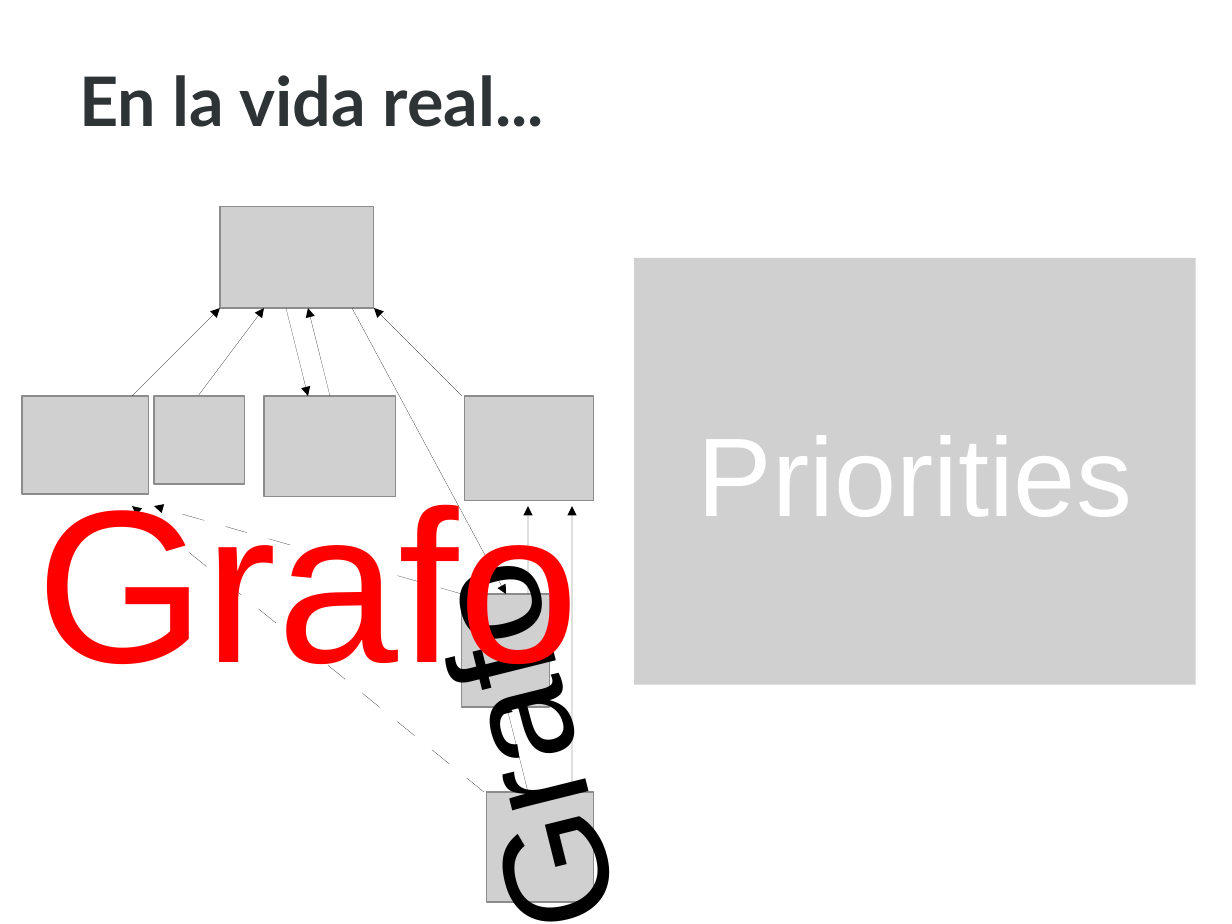
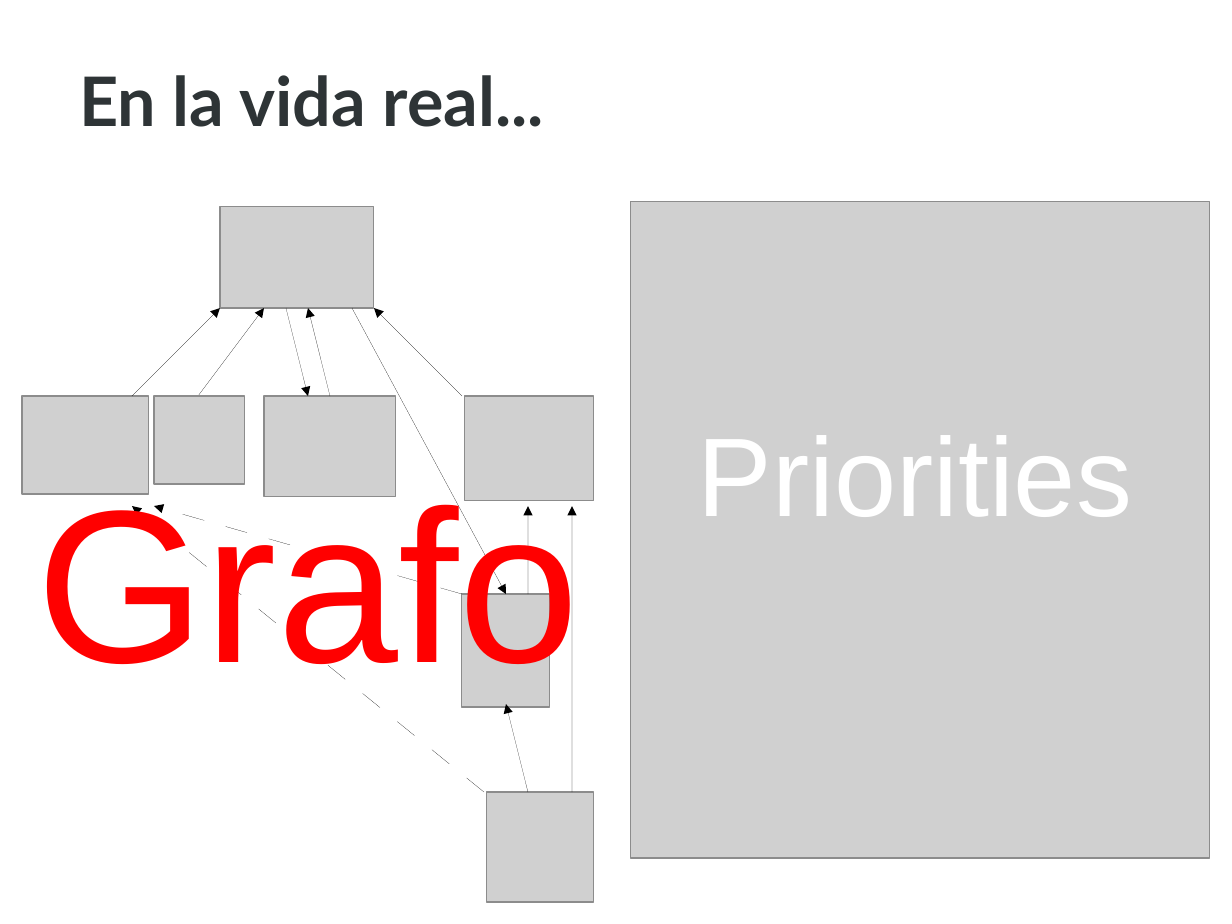
Before and after one commit to piranna/priorities-legacy, a slide deck: slide 4 of priorities/doc/Presentacion.odp. Drawn at 1232x924 pixels with LibreOffice and Linux fonts; fonts in the diff are those of the drawing; grey boxes stand for pictures; background and template pictures are left out. Boxes give left, top, right and bottom in pixels: in the first picture for what was removed or moved away, otherwise in the second. Text is boxed around its words. In the diff, an @@ line names an element or a change of style, - is before the commit and + after.

```diff
--- a/priorities/doc/Presentacion.odp
+++ b/priorities/doc/Presentacion.odp
@@ picture added at bbox=[631, 202, 1210, 859] @@
@@ line removed at bbox=[506, 704, 529, 793] @@
-Grafo
@@ arrow added from (528, 793) to (506, 704), #000000 0 pt @@
```
Also in this commit, not shown: 1 slide added, 2 other files.
